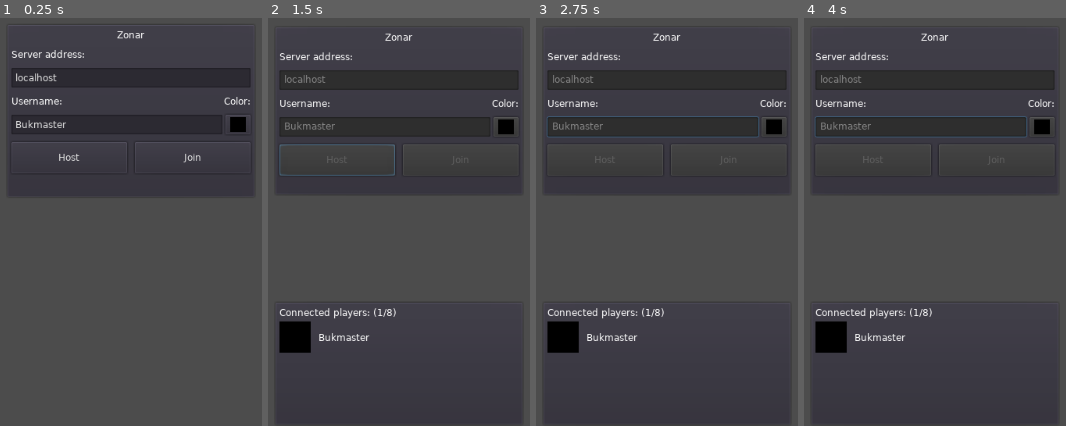
Above: before the commit, frames 1-4 (left to right).
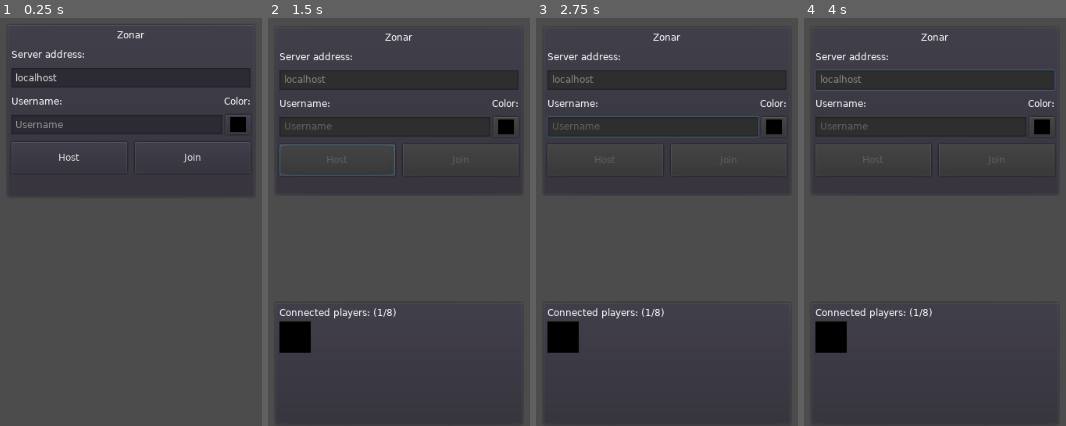
Above: after the commit, the same moments.

Repository: Ghostbird/zonar
Game: Godot game, scene res://levels/lobby.tscn
Same seed, same stepped clock (60 frames per second), same inputs: the game is played once before the commit and once after it.
Inputs (mouse positions are in pixels of both pictures, inside the frame that each line leads up to):
- Up to frame 1 (0.25 s): no input
- Up to frame 2 (1.5 s): tap Enter at 0.5 s; move the mouse to (outside the picture) at 0.52 s; hold Right (ui_right) 0.53-1.25 s; hold 1 (switch_action_1) 0.53-1.25 s; tap Up (ui_up) at 0.77 s; click "Host" at 1.25 s
- Up to frame 3 (2.75 s): move the mouse to (outside the picture) at 2.02 s; hold Right (ui_right) from 2.03 s (still down); tap 2 (switch_action_2) at 2.1 s; tap Up (ui_up) at 2.27 s
- Up to frame 4 (4 s): tap Space at 2.75 s; move the mouse to (1016, 87) at 2.77 s; release Right (ui_right) at 2.78 s; hold Left (ui_left) 2.78-3.53 s; hold 3 (switch_action_3) 2.78-3.53 s; tap Enter at 3.5 s; move the mouse to (895, 287) at 3.52 s; hold Right (ui_right) from 3.53 s (still down); click (895, 287) at 3.6 s; tap Up (ui_up) at 3.77 s

The runs differ from the first frame. In frame 1, 0.2% of the frame differs, in the area x 6-26%, y 25-27%; in frame 2, 0.3%; in frame 3, 0.3%; in frame 4, 1.0%, in the area x 4-96%, y 12-80%.

Commit message:
Creates several masked versions of player animations Uses masked player animations with shader for custom scarf colors

Diff:
--- /dev/null
+++ b/actors/AnimatedSprite.gd
@@ -0,0 +1,4 @@
+extends AnimatedSprite
+
+func _ready():
+    set_material(get_material().duplicate())
--- a/actors/BasePlayer.gd
+++ b/actors/BasePlayer.gd
@@ -122,6 +122,9 @@
     # For now, we don't support changes during game.
     username_box.text = username
 
+sync func set_color(color):
+    $AnimatedSprite.material.set_shader_param("u_replacement_color", color)
+
 func remove_from_physics():
     set_physics_process(false)
     $CollisionShape2D.disabled = true
--- a/actors/BasePlayer.tscn
+++ b/actors/BasePlayer.tscn
@@ -1,42 +1,42 @@
 [gd_scene load_steps=44 format=2]
 
 [ext_resource path="res://actors/BasePlayer.gd" type="Script" id=1]
-[ext_resource path="res://assets/character/adventurer-idle-00.png" type="Texture" id=2]
-[ext_resource path="res://assets/character/adventurer-idle-01.png" type="Texture" id=3]
-[ext_resource path="res://assets/character/adventurer-idle-02.png" type="Texture" id=4]
-[ext_resource path="res://assets/character/adventurer-idle-03.png" type="Texture" id=5]
-[ext_resource path="res://assets/character/adventurer-attack1-00.png" type="Texture" id=6]
-[ext_resource path="res://assets/character/adventurer-attack1-01.png" type="Texture" id=7]
-[ext_resource path="res://assets/character/adventurer-attack1-02.png" type="Texture" id=8]
-[ext_resource path="res://assets/character/adventurer-attack1-03.png" type="Texture" id=9]
-[ext_resource path="res://assets/character/adventurer-attack1-04.png" type="Texture" id=10]
-[ext_resource path="res://assets/character/adventurer-jump-00.png" type="Texture" id=11]
-[ext_resource path="res://assets/character/adventurer-jump-01.png" type="Texture" id=12]
-[ext_resource path="res://assets/character/adventurer-jump-02.png" type="Texture" id=13]
-[ext_resource path="res://assets/character/adventurer-jump-03.png" type="Texture" id=14]
-[ext_resource path="res://assets/character/adventurer-attack2-00.png" type="Texture" id=15]
-[ext_resource path="res://assets/character/adventurer-attack2-01.png" type="Texture" id=16]
-[ext_resource path="res://assets/character/adventurer-attack2-02.png" type="Texture" id=17]
-[ext_resource path="res://assets/character/adventurer-attack2-03.png" type="Texture" id=18]
-[ext_resource path="res://assets/character/adventurer-attack2-04.png" type="Texture" id=19]
-[ext_resource path="res://assets/character/adventurer-attack2-05.png" type="Texture" id=20]
-[ext_resource path="res://assets/character/adventurer-attack3-00.png" type="Texture" id=21]
-[ext_resource path="res://assets/character/adventurer-attack3-01.png" type="Texture" id=22]
-[ext_resource path="res://assets/character/adventurer-attack3-02.png" type="Texture" id=23]
-[ext_resource path="res://assets/character/adventurer-attack3-03.png" type="Texture" id=24]
-[ext_resource path="res://assets/character/adventurer-attack3-04.png" type="Texture" id=25]
-[ext_resource path="res://assets/character/adventurer-attack3-05.png" type="Texture" id=26]
-[ext_resource path="res://assets/character/adventurer-run-00.png" type="Texture" id=27]
-[ext_resource path="res://assets/character/adventurer-run-01.png" type="Texture" id=28]
-[ext_resource path="res://assets/character/adventurer-run-02.png" type="Texture" id=29]
-[ext_resource path="res://assets/character/adventurer-run-03.png" type="Texture" id=30]
-[ext_resource path="res://assets/character/adventurer-run-04.png" type="Texture" id=31]
-[ext_resource path="res://assets/character/adventurer-run-05.png" type="Texture" id=32]
-[ext_resource path="res://assets/character/adventurer-fall-00.png" type="Texture" id=33]
-[ext_resource path="res://assets/character/adventurer-fall-01.png" type="Texture" id=34]
-[ext_resource path="res://assets/light.png" type="Texture" id=35]
-
-[sub_resource type="StyleBoxFlat" id=1]
+[ext_resource path="res://assets/dejavu.tres" type="DynamicFont" id=2]
+[ext_resource path="res://assets/character/masked/adventurer-idle-00-masked.png" type="Texture" id=3]
+[ext_resource path="res://assets/character/masked/adventurer-idle-01-masked.png" type="Texture" id=4]
+[ext_resource path="res://assets/character/masked/adventurer-idle-02-masked.png" type="Texture" id=5]
+[ext_resource path="res://assets/character/masked/adventurer-idle-03-masked.png" type="Texture" id=6]
+[ext_resource path="res://assets/character/masked/adventurer-fall-00-masked.png" type="Texture" id=7]
+[ext_resource path="res://assets/character/masked/adventurer-fall-01-masked.png" type="Texture" id=8]
+[ext_resource path="res://assets/character/masked/adventurer-jump-00-masked.png" type="Texture" id=9]
+[ext_resource path="res://assets/character/masked/adventurer-jump-01-masked.png" type="Texture" id=10]
+[ext_resource path="res://assets/character/masked/adventurer-jump-02-masked.png" type="Texture" id=11]
+[ext_resource path="res://assets/character/masked/adventurer-jump-03-masked.png" type="Texture" id=12]
+[ext_resource path="res://assets/character/masked/adventurer-attack3-00-masked.png" type="Texture" id=13]
+[ext_resource path="res://assets/character/masked/adventurer-attack3-01-masked.png" type="Texture" id=14]
+[ext_resource path="res://assets/character/masked/adventurer-attack3-02-masked.png" type="Texture" id=15]
+[ext_resource path="res://assets/character/masked/adventurer-attack3-03-masked.png" type="Texture" id=16]
+[ext_resource path="res://assets/character/masked/adventurer-attack3-04-masked.png" type="Texture" id=17]
+[ext_resource path="res://assets/character/masked/adventurer-attack3-05-masked.png" type="Texture" id=18]
+[ext_resource path="res://assets/character/masked/adventurer-run-00-masked.png" type="Texture" id=19]
+[ext_resource path="res://assets/character/masked/adventurer-run-01-masked.png" type="Texture" id=20]
+[ext_resource path="res://assets/character/masked/adventurer-run-02-masked.png" type="Texture" id=21]
+[ext_resource path="res://assets/character/masked/adventurer-run-03-masked.png" type="Texture" id=22]
+[ext_resource path="res://assets/character/masked/adventurer-run-04-masked.png" type="Texture" id=23]
+[ext_resource path="res://assets/character/masked/adventurer-run-05-masked.png" type="Texture" id=24]
+[ext_resource path="res://assets/character/masked/adventurer-attack2-00-masked.png" type="Texture" id=25]
+[ext_resource path="res://assets/character/masked/adventurer-attack2-01-masked.png" type="Texture" id=26]
+[ext_resource path="res://assets/character/masked/adventurer-attack2-02-masked.png" type="Texture" id=27]
+[ext_resource path="res://assets/character/masked/adventurer-attack2-03-masked.png" type="Texture" id=28]
+[ext_resource path="res://assets/character/masked/adventurer-attack2-04-masked.png" type="Texture" id=29]
+[ext_resource path="res://assets/character/masked/adventurer-attack2-05-masked.png" type="Texture" id=30]
+[ext_resource path="res://assets/character/masked/adventurer-attack1-00-masked.png" type="Texture" id=31]
+[ext_resource path="res://assets/character/masked/adventurer-attack1-01-masked.png" type="Texture" id=32]
+[ext_resource path="res://assets/character/masked/adventurer-attack1-02-masked.png" type="Texture" id=33]
+[ext_resource path="res://assets/character/masked/adventurer-attack1-03-masked.png" type="Texture" id=34]
+[ext_resource path="res://assets/character/masked/adventurer-attack1-04-masked.png" type="Texture" id=35]
+[ext_resource path="res://actors/AnimatedSprite.gd" type="Script" id=36]
+[ext_resource path="res://assets/light.png" type="Texture" id=37]
 
 [sub_resource type="StyleBoxFlat" id=7]
 bg_color = Color( 1, 0, 0, 1 )
@@ -47,45 +47,73 @@
 
 [sub_resource type="StyleBoxEmpty" id=8]
 
-
-[sub_resource type="StyleBoxEmpty" id=2]
+[sub_resource type="Shader" id=5]
+code = "shader_type canvas_item;
+
+// Which color you want to change
+uniform vec4 u_color_key : hint_color;
+// Which color to replace it with
+uniform vec4 u_replacement_color : hint_color;
+// How much tolerance for the replacement color (between 0 and 1)
+uniform float u_tolerance;
+
+void fragment() {
+    // Get color from the sprite texture at the current pixel we are rendering
+    vec4 original_color = texture(TEXTURE, UV);
+    vec3 col = original_color.rgb;
+    // Get a rough degree of difference between the texture color and the color key
+    vec3 diff3 = col - u_color_key.rgb;
+    float m = max(max(abs(diff3.r), abs(diff3.g)), abs(diff3.b));
+    // Change color of pixels below tolerance threshold, while keeping shades if any (a bit naive, there may better ways)
+    float brightness = length(col);
+    col = mix(col, u_replacement_color.rgb * brightness, step(m, u_tolerance));
+    // Assign final color for the pixel, and preserve transparency
+    COLOR = vec4(col.rgb, original_color.a);
+}"
+
+[sub_resource type="ShaderMaterial" id=6]
+render_priority = 1
+shader = SubResource( 5 )
+shader_param/u_color_key = Color( 0, 1, 0, 1 )
+shader_param/u_replacement_color = Color( 1, 0.968627, 0, 1 )
+shader_param/u_tolerance = 0.5
 
 [sub_resource type="SpriteFrames" id=3]
 animations = [ {
-"frames": [ ExtResource( 2 ), ExtResource( 3 ), ExtResource( 4 ), ExtResource( 5 ) ],
+"frames": [ ExtResource( 3 ), ExtResource( 4 ), ExtResource( 5 ), ExtResource( 6 ) ],
 "loop": true,
 "name": "idle",
 "speed": 7.0
 }, {
-"frames": [ ExtResource( 6 ), ExtResource( 7 ), ExtResource( 8 ), ExtResource( 9 ), ExtResource( 10 ) ],
-"loop": false,
-"name": "attack1",
-"speed": 15.0
-}, {
-"frames": [ ExtResource( 11 ), ExtResource( 12 ), ExtResource( 13 ), ExtResource( 14 ) ],
+"frames": [ ExtResource( 7 ), ExtResource( 8 ) ],
+"loop": true,
+"name": "fall",
+"speed": 9.0
+}, {
+"frames": [ ExtResource( 9 ), ExtResource( 10 ), ExtResource( 11 ), ExtResource( 12 ) ],
 "loop": false,
 "name": "jump",
 "speed": 18.0
 }, {
-"frames": [ ExtResource( 15 ), ExtResource( 16 ), ExtResource( 17 ), ExtResource( 18 ), ExtResource( 19 ), ExtResource( 20 ) ],
-"loop": false,
-"name": "attack2",
-"speed": 15.0
-}, {
-"frames": [ ExtResource( 21 ), ExtResource( 22 ), ExtResource( 23 ), ExtResource( 24 ), ExtResource( 25 ), ExtResource( 26 ) ],
+"frames": [ ExtResource( 13 ), ExtResource( 14 ), ExtResource( 15 ), ExtResource( 16 ), ExtResource( 17 ), ExtResource( 18 ) ],
 "loop": false,
 "name": "attack3",
 "speed": 15.0
 }, {
-"frames": [ ExtResource( 27 ), ExtResource( 28 ), ExtResource( 29 ), ExtResource( 30 ), ExtResource( 31 ), ExtResource( 32 ) ],
+"frames": [ ExtResource( 19 ), ExtResource( 20 ), ExtResource( 21 ), ExtResource( 22 ), ExtResource( 23 ), ExtResource( 24 ) ],
 "loop": true,
 "name": "run",
 "speed": 11.0
 }, {
-"frames": [ ExtResource( 33 ), ExtResource( 34 ) ],
-"loop": true,
-"name": "fall",
-"speed": 9.0
+"frames": [ ExtResource( 25 ), ExtResource( 26 ), ExtResource( 27 ), ExtResource( 28 ), ExtResource( 29 ), ExtResource( 30 ) ],
+"loop": false,
+"name": "attack2",
+"speed": 15.0
+}, {
+"frames": [ ExtResource( 31 ), ExtResource( 32 ), ExtResource( 33 ), ExtResource( 34 ), ExtResource( 35 ) ],
+"loop": false,
+"name": "attack1",
+"speed": 15.0
 } ]
 
 [sub_resource type="CapsuleShape2D" id=4]
@@ -139,12 +167,12 @@
 percent_visible = false
 
 [node name="AnimatedSprite" type="AnimatedSprite" parent="."]
-modulate = Color( 1.2, 1.2, 1.2, 1 )
+material = SubResource( 6 )
 scale = Vector2( 2, 2 )
 frames = SubResource( 3 )
-animation = "idle"
-frame = 1
+animation = "run"
 playing = true
+script = ExtResource( 36 )
 
 [node name="CollisionShape2D" type="CollisionShape2D" parent="."]
 position = Vector2( 0, 8 )
--- a/levels/lobby.gd
+++ b/levels/lobby.gd
@@ -96,6 +96,7 @@
     my_player.level = level
     level.get_node("Players").add_child(my_player)
     my_player.set_username(player_info[self_peer_id].name)
+    my_player.set_color(player_info[self_peer_id].color)
 
     for p in get_tree().get_network_connected_peers():
         var player = networkplayer.instance()
@@ -104,6 +105,7 @@
         player.level = level
         level.get_node("Players").add_child(player)
         player.set_username(player_info[p].name)
+        player.set_color(player_info[p].color)
 
     if is_network_master():
         level.spawn_players()
--- a/levels/lobby.tscn
+++ b/levels/lobby.tscn
@@ -24,7 +24,7 @@
 margin_left = 7.0
 margin_top = 7.0
 margin_right = 313.0
-margin_bottom = 211.0
+margin_bottom = 216.0
 custom_constants/separation = 10
 
 [node name="title" type="Label" parent="connectbox/vbox"]
@@ -67,24 +67,24 @@
 [node name="hbox" type="HBoxContainer" parent="connectbox/vbox"]
 margin_top = 106.0
 margin_right = 306.0
-margin_bottom = 130.0
+margin_bottom = 135.0
 
 [node name="username" type="LineEdit" parent="connectbox/vbox/hbox"]
 margin_right = 270.0
-margin_bottom = 24.0
+margin_bottom = 29.0
 size_flags_horizontal = 3
-text = "Bukmaster"
+placeholder_text = "Username"
 
 [node name="color" type="ColorPickerButton" parent="connectbox/vbox/hbox"]
 margin_left = 274.0
 margin_right = 306.0
-margin_bottom = 24.0
+margin_bottom = 29.0
 rect_min_size = Vector2( 32, 0 )
 
 [node name="hbox_buttons" type="HBoxContainer" parent="connectbox/vbox"]
-margin_top = 140.0
+margin_top = 145.0
 margin_right = 306.0
-margin_bottom = 180.0
+margin_bottom = 185.0
 custom_constants/separation = 10
 
 [node name="host" type="Button" parent="connectbox/vbox/hbox_buttons"]
@@ -102,9 +102,9 @@
 text = "Join"
 
 [node name="error" type="Label" parent="connectbox/vbox"]
-margin_top = 190.0
+margin_top = 195.0
 margin_right = 306.0
-margin_bottom = 204.0
+margin_bottom = 209.0
 size_flags_horizontal = 3
 custom_colors/font_color = Color( 1, 0, 0, 1 )
 
Binary file added: assets/character/masked/adventurer-attack1-00-masked.png
Not shown, added: assets/character/masked/adventurer-attack1-00-masked.png.import
Binary file added: assets/character/masked/adventurer-attack1-01-masked.png
Not shown, added: assets/character/masked/adventurer-attack1-01-masked.png.import
Binary file added: assets/character/masked/adventurer-attack1-02-masked.png
Not shown, added: assets/character/masked/adventurer-attack1-02-masked.png.import
Binary file added: assets/character/masked/adventurer-attack1-03-masked.png
Not shown, added: assets/character/masked/adventurer-attack1-03-masked.png.import
Binary file added: assets/character/masked/adventurer-attack1-04-masked.png
Not shown, added: assets/character/masked/adventurer-attack1-04-masked.png.import
Binary file added: assets/character/masked/adventurer-attack2-00-masked.png
Not shown, added: assets/character/masked/adventurer-attack2-00-masked.png.import
(and 134 more such lines)
